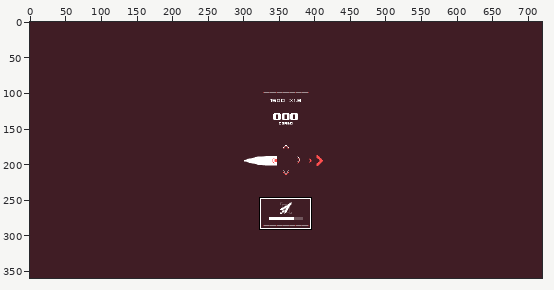
Edited in one commit: pixel-art file (Resources/wip/effects/lanceeffect.aseprite). The first picture is a wide view before the edit; the outline marks the close-up.
Close-up. Before the commit:
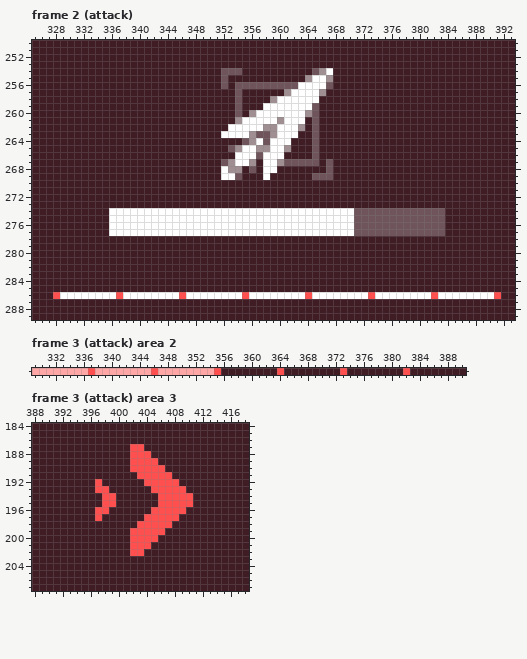
720x360 pixels, 21 frames. Colours within 5 levels of each other are drawn and written as one. Shown: frame 2 (attack): x 325..393, y 250..289; frame 3 (attack) area 2: x 329..390, y 99..99; frame 3 (attack) area 3: x 388..418, y 184..207. The commit also changed other frames or places, which this record leaves out.
After:
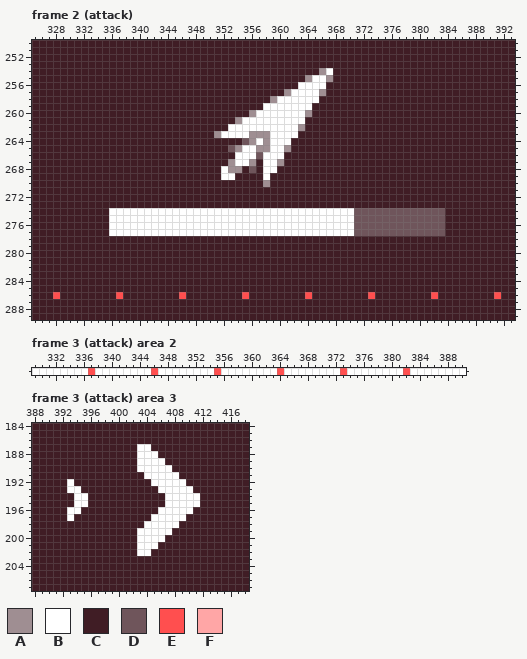
Palette (. is transparent): A #9f8e92  B #ffffff  C #401d25  D #6f555b  E #ff4f4f  F #ffa6a6
The exact change:
Changed rows in their new state; - is an unchanged pixel.
Frame 2 (attack), layers "hud", "attack/hud+":
first column x 351:
254 -CCC----------C--
255 -C---------------
256 -C-CCCCCCCCC----C
257 ---C-------------
258 ---C-------------
259 ---C----------C--
260 ---C----------C--
261 ---------B----C--
262 -------BB-----C--
263 A-----AAB-----C--
264 -------A------C--
265 --------------C--
266 --------------C--
267 -C--------CCCCC-C
268 ----------------C
269 ---C----------CCC
270 -------A---------
first column x 329:
286 CCCCCCCC-CCCCCCCC-CCCCCCCC-CCCCCCCC-CCCCCCCC-CCCCCCCC-CCCCCCCC
Frame 3 (attack) area 2, layer "attack/hud+":
first column x 329:
 99 BBBBBBBB-BBBBBBBB-BBBBBBBB-BBBBBBBB-BBBBBBBB-BBBBBBBB-BBBBBBBB
Frame 3 (attack) area 3, layer "attack/hud+":
first column x 393:
187 ---------CBB-------
188 ---------CBBB------
189 ---------CBBBB-----
190 ---------CBBBBB----
191 ----------CBBBBB---
192 B---C------CBBBBB--
193 BB--CC------CBBBBB-
194 -BB--CC------CBBBBB
195 -BB--CC------CBBBBB
196 BB--CC------CBBBBB-
197 B---C------CBBBBB--
198 ----------CBBBBB---
199 ---------CBBBBB----
200 ---------CBBBB-----
201 ---------CBBB------
202 ---------CBB-------
Pixel boxes of the changes (left, top, right, bottom) in both close-ups:
changed: (214, 68, 333, 187)
changed: (60, 292, 494, 299)
changed: (32, 368, 466, 375)
changed: (67, 444, 200, 556)
